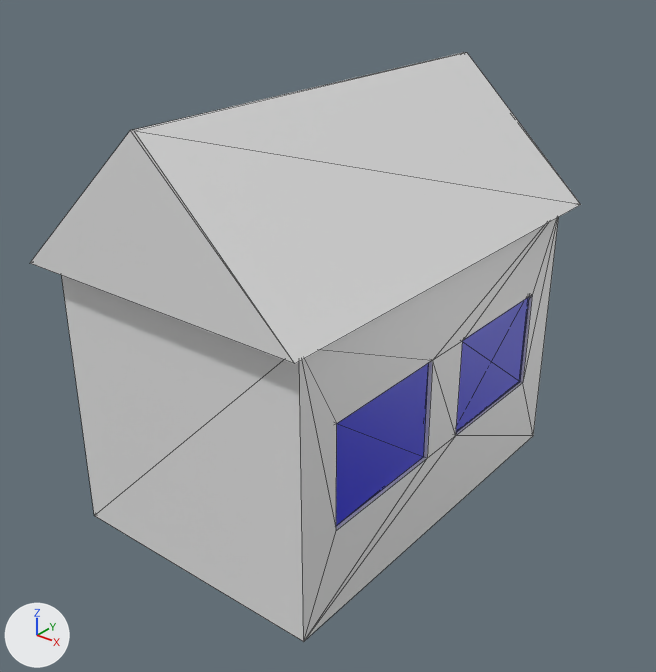
A saved change to the COLLADA model env_mission/models/house/meshes/house.dae.
Before and after are seen from a camera (50 mm lens) standing at (6.42, -8.09, 6.75) and looking at (0.09, -0.17, 1.84). Lighting does not change. The marker at lower left points along +X, +Y and +Z. Mesh edges are drawn as thin lines.

The older version as bpy lines, for what is in view:
```python
me_cube_008 = bpy.data.meshes.new('Cube.008')
me_cube_008.from_pydata(...)  # 40 vertices, 76 faces; spans x -1.0..1.0, y -1.0..1.0, z -1.0..1.0
me_cube_008.materials.append(mat_material_002)  # white #e7e7e7
me_cube_009 = bpy.data.meshes.new('Cube.009')
me_cube_009.from_pydata(...)  # 8 vertices, 12 faces; spans x -1.1..1.1, y -1.1..1.1, z -1.0..1.0
me_cube_009.materials.append(mat_material_002)  # white #e7e7e7
me_cube_011 = bpy.data.meshes.new('Cube.011')
me_cube_011.from_pydata(...)  # a box spanning x -1.0..1.0, y -1.0..1.0, z -1.0..1.0
me_cube_011.materials.append(mat_material_001_001_002)  # blue #0003d1
me_cube_012 = bpy.data.meshes.new('Cube.012')
me_cube_012.from_pydata(...)  # a box spanning x -1.0..1.0, y -1.0..1.0, z -1.0..1.0
me_cube_012.materials.append(mat_material_001_001_002)  # blue #0003d1
ob_cube_000_001 = bpy.data.objects.new('Cube_000_001', me_cube_012)
ob_cube_000_001.location = (1.76, -1.37, 1.57)
ob_cube_000_001.scale = (0.0171, 0.843, 0.632)
ob_cube_002_001 = bpy.data.objects.new('Cube_002_001', me_cube_011)
ob_cube_002_001.location = (1.78, 0.94, 1.57)
ob_cube_002_001.scale = (0.00845, 0.843, 0.632)
ob_dach_001 = bpy.data.objects.new('Dach_001', me_cube_009)
ob_dach_001.location = (0.14, -0.21, 4.06)
ob_dach_001.scale = (1.69, 2.53, 0.843)
ob_haus_001 = bpy.data.objects.new('Haus_001', me_cube_008)
ob_haus_001.location = (0.14, -0.21, 1.53)
ob_haus_001.scale = (1.69, 2.53, 1.69)
```
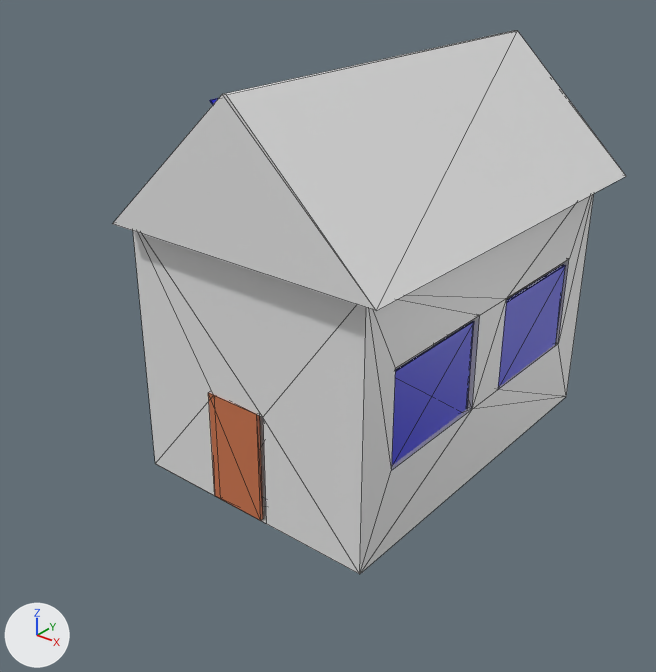
What differs and where, as boxes [x1, y1, x2, y2] in the pictures (656 x 672 px):
'Haus_001', moved, turned, rescaled: before [61, 217, 559, 642]; after [133, 194, 594, 574]
'Dach_001', moved, turned: before [30, 52, 581, 364]; after [113, 31, 626, 311]
'Cube_000_001', moved: before [336, 363, 429, 526]; after [498, 265, 566, 387]
'Cube_002_001', moved: before [456, 297, 529, 432]; after [392, 321, 474, 465]
'Cube_003_001', unchanged, uncovered by the edit: after [208, 392, 263, 521]

The edits, one by one:
Object 'Haus_001' (ob_haus_001) moves from (0.14, -0.21, 1.53) to (0.11, 0.83, 1.71).
Object 'Haus_001' (ob_haus_001) turns from (0, 0, 0) to (0.2, 0.3, -0.5) degrees about x, y and z.
Object 'Haus_001' (ob_haus_001) is rescaled from (1.69, 2.53, 1.69) to (1.69, -2.53, 1.69).
Object 'Dach_001' (ob_dach_001) moves from (0.14, -0.21, 4.06) to (0.27, 0.82, 4.24).
Object 'Dach_001' (ob_dach_001) turns from (0, 0, 0) to (0.2, 0.3, -0.5) degrees about x, y and z.
Object 'Cube_002_001' (ob_cube_002_001) moves from (1.78, 0.94, 1.57) to (1.73, -0.36, 1.64).
Object 'Cube_000_001' (ob_cube_000_001) moves from (1.76, -1.37, 1.57) to (1.76, 1.95, 1.65).
